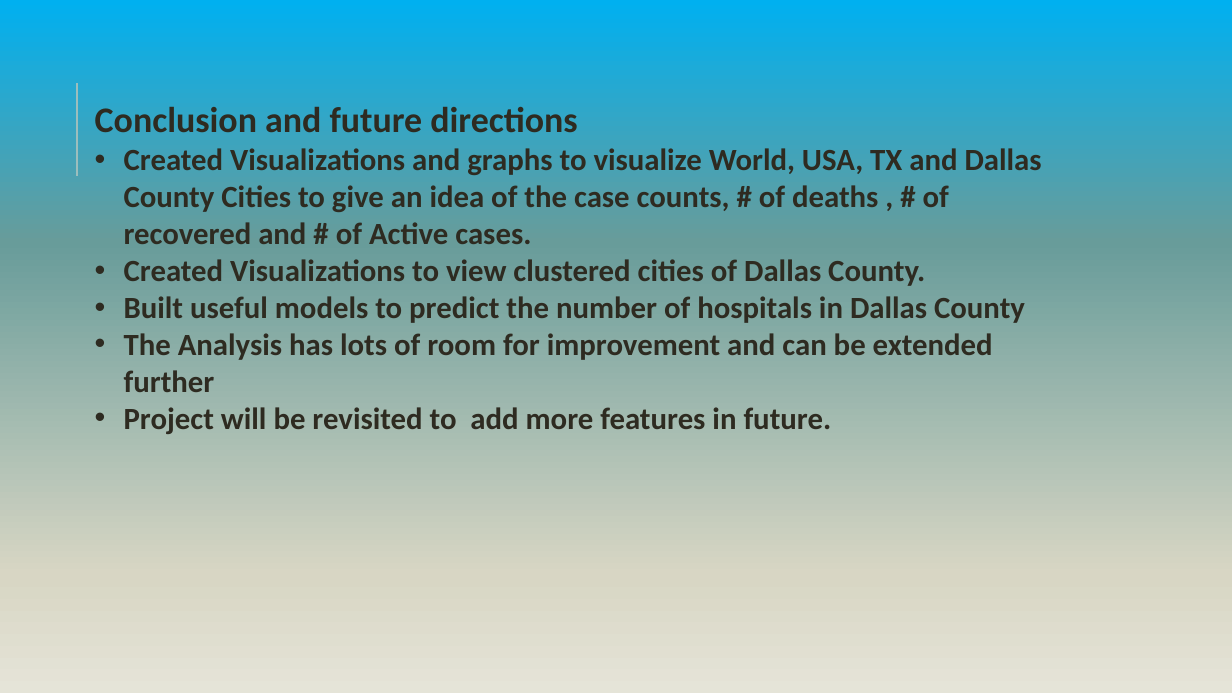
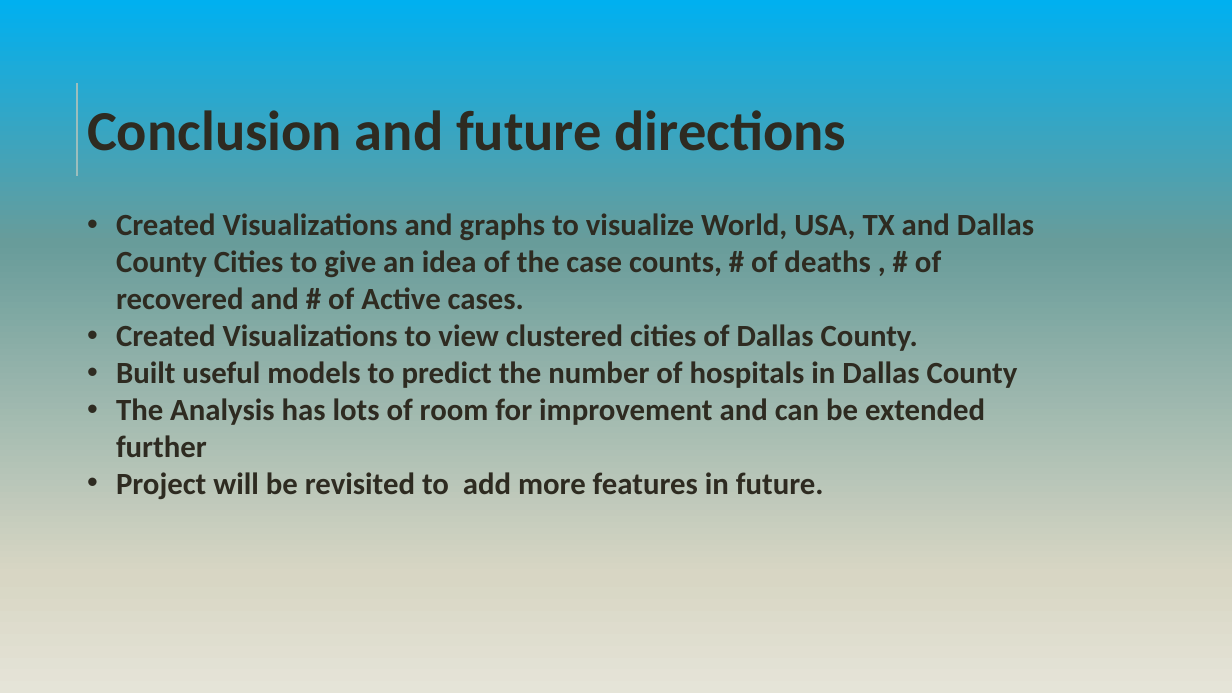
Before and after one commit to GHvvpandu/CourseraCapstoneProject, a slide deck: slide 11 of Coursera_Capstone_Presentataion.pptx. Drawn at 1232x693 pixels with LibreOffice and Linux fonts; fonts in the diff are those of the drawing. Boxes give left, top, right and bottom in pixels: in the first picture for what was removed or moved away, otherwise in the second. Text is boxed around its words. In the diff, an @@ line names an element or a change of style, - is before the commit and + after.

```diff
--- a/Coursera_Capstone_Presentataion.pptx
+++ b/Coursera_Capstone_Presentataion.pptx
@@ text "Conclusion and future directions": place and size @@
-text "Conclusion and future directions" at <box>95,107,1042,434</box>
+text "Conclusion and future directions" at <box>87,110,1034,499</box>
@@ text at <box>87,110,847,151</box>: size 28 to 44 pt in "Conclusion and future directions" @@
```
Also in this commit, not shown: 6 other slides changed, 2 slides added, 2 slides removed.
